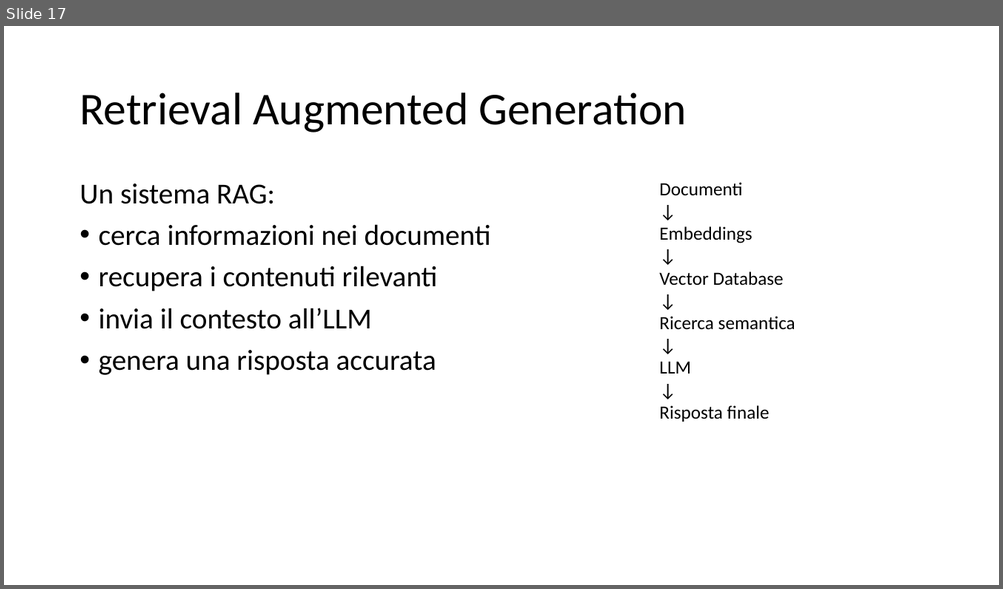
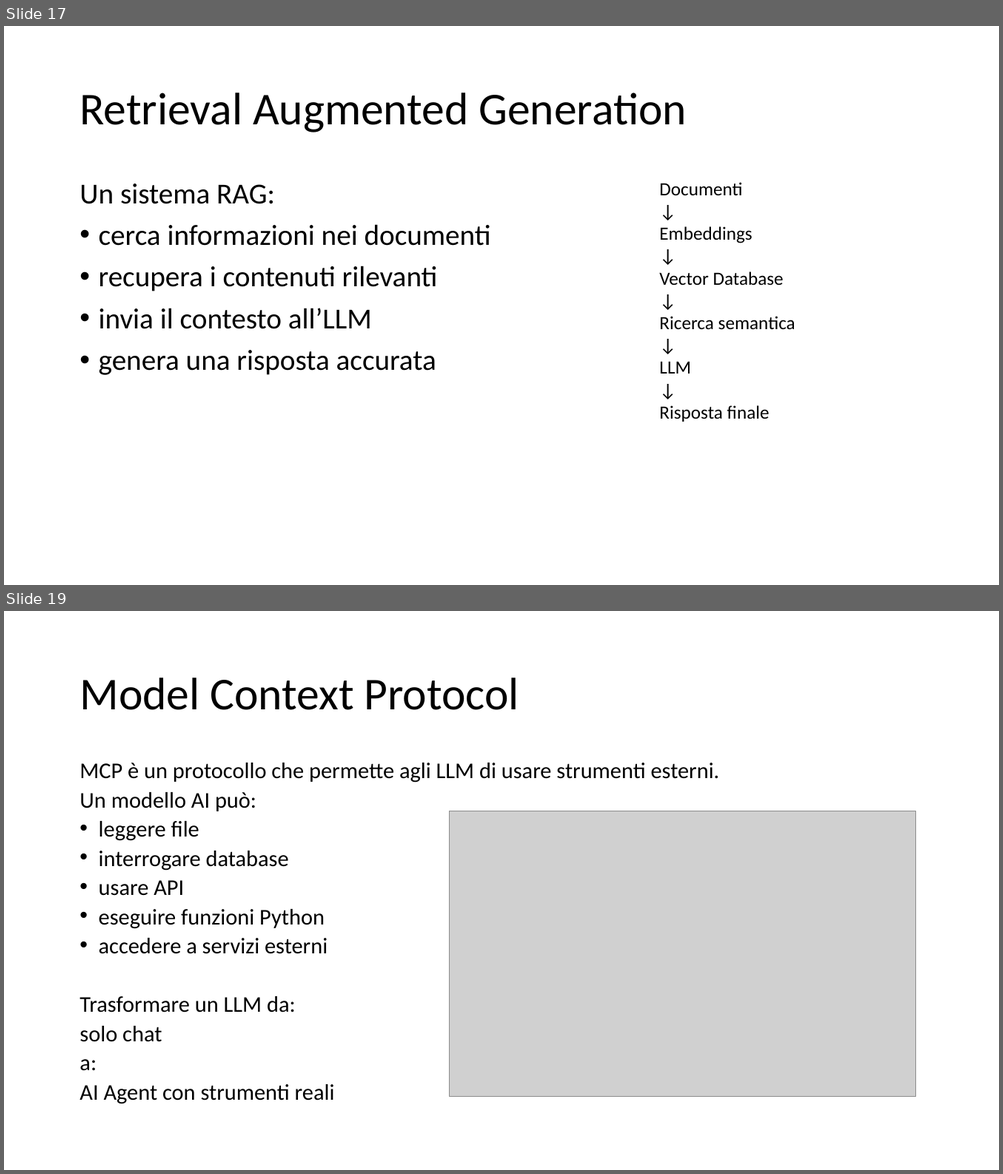
Before and after one commit to dipialx/Corso-Python, a slide deck: Lez6.pptx. Shown one above the other, each under a label of ours: slide 17 before the commit, slides 17 and 19 after it; the slides between them are not shown. The pictures are 1003x589 and 1003x1174 pixels, drawn with LibreOffice and Linux fonts; fonts in the diff are those of the drawing; grey boxes stand for pictures. Boxes give left, top, right and bottom in pixels: in the first picture for what was removed or moved away, otherwise in the second. Text is boxed around its words. In the diff, an @@ line names an element or a change of style, - is before the commit and + after.

```diff
--- a/Lez6.pptx
+++ b/Lez6.pptx
@@ slide 19 added at (4, 611, 999, 1170), background #FFFFFF @@
@@ title added at (79, 678, 519, 710), 44 pt, text #000000 @@
+Model Context Protocol
@@ text added at (79, 763, 720, 1105), 21.7 pt, text #000000 @@
+MCP è un protocollo che permette agli LLM di usare strumenti esterni.
+Un modello AI può:
+• leggere file
+• interrogare database
+• usare API
+• eseguire funzioni Python
+• accedere a servizi esterni
+Trasformare un LLM da:
+solo chat
+a:
+AI Agent con strumenti reali
@@ picture added at (449, 811, 916, 1096) @@
```
Also in this commit, not shown: 1 slide changed, 4 other slides added, 4 other files.
